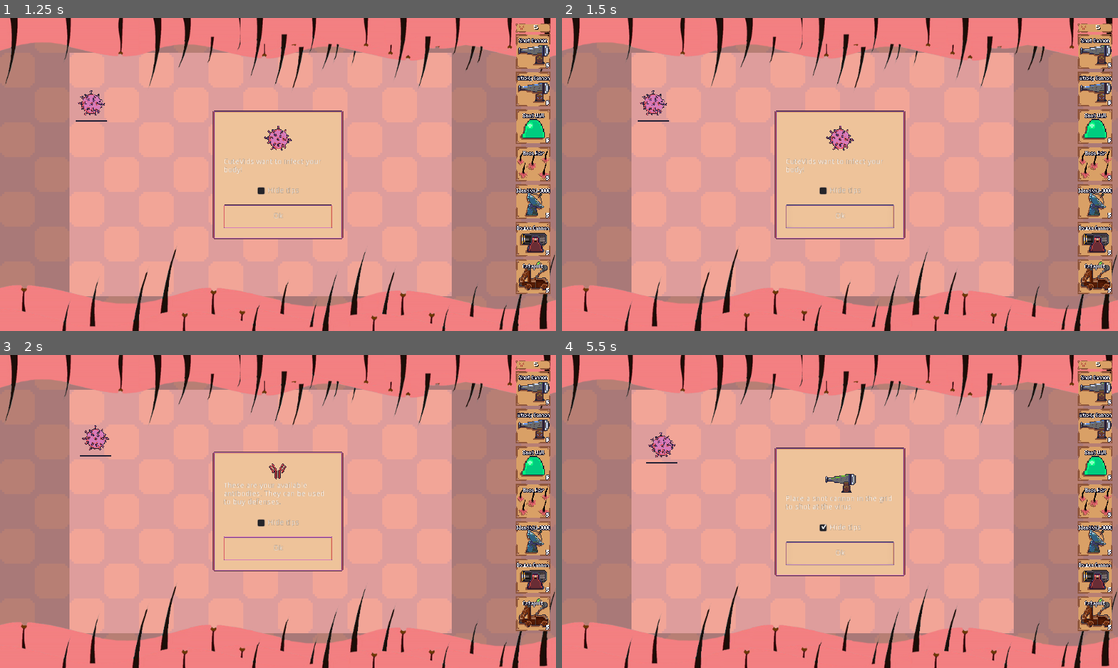
Above: before the commit, frames 1-4 (two rows, left to right).
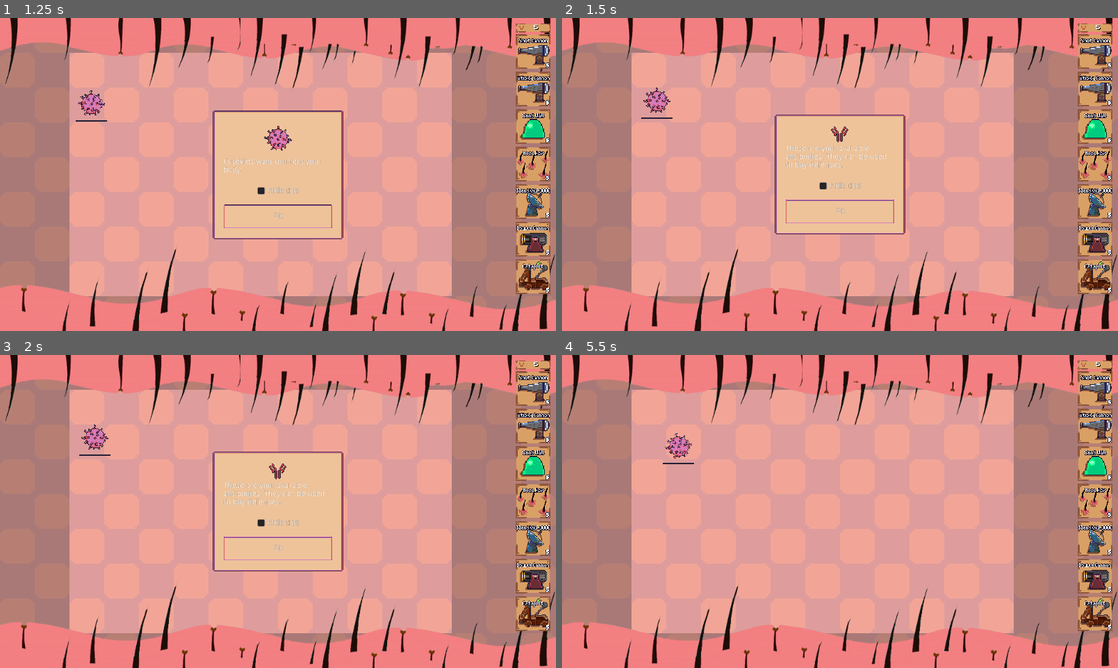
Above: after the commit, the same moments.

Repository: TeamKebab/GodotWildJam23
Game: Godot game, scene res://src/Main.tscn
The game is run twice, just before and just after one commit, with the same random seed, the same clock (stepped at 60 frames per second) and the same inputs. Sound files missing from this copy of the repository are replaced by a short silence.
Inputs (mouse positions are in pixels of both pictures, inside the frame that each line leads up to):
- Up to frame 1 (1.25 s): click (533, 52) at 0.5 s
- Up to frame 2 (1.5 s): click "Ok" at 1.25 s
- Up to frame 3 (2 s): no input
- Up to frame 4 (5.5 s): click "Ok" at 2 s; click "Hide tips" at 2.75 s; click "Hide tips" at 3.5 s; click "Hide tips" at 4.25 s; click "Ok" at 5 s

Frame 1 is identical in both runs. In frame 2, 2.3% of the frame differs, in the area x 13-62%, y 22-71%; in frame 3, 0.2%; in frame 4, 10%, in the area x 15-62%, y 24-71%.

Commit message:
antibodies sound

Diff:
--- a/src/entities/AntiBodies.gd
+++ b/src/entities/AntiBodies.gd
@@ -1,7 +1,11 @@
 extends Area2D
+
 
 var amount: int = 1
 
+
+onready var collect_sound : AudioStreamPlayer2D = $CollectSound
+#onready var shape : CollisionShape2D = $CollisionShape2D
 
 func _ready() -> void:
 	self.connect("input_event", self, "_on_AntiBodies_input_event")
@@ -11,4 +15,10 @@
 	if event is InputEventMouseButton:
 		if event.pressed and event.button_index == BUTTON_LEFT:
 			Player.antibodies += amount
+			hide()
+
+			collect_sound.play()
+
+			yield(collect_sound, "finished")
+
 			queue_free()
--- a/src/entities/AntiBodies.tscn
+++ b/src/entities/AntiBodies.tscn
@@ -1,10 +1,11 @@
-[gd_scene load_steps=4 format=2]
+[gd_scene load_steps=5 format=2]
 
 [ext_resource path="res://assets/sprites/antibodies.png" type="Texture" id=1]
 [ext_resource path="res://src/entities/AntiBodies.gd" type="Script" id=2]
+[ext_resource path="res://assets/sfx/antibodies_collecting.wav" type="AudioStream" id=3]
 
 [sub_resource type="RectangleShape2D" id=1]
-extents = Vector2( 10.9756, 15.5941 )
+extents = Vector2( 14, 15.594 )
 
 [node name="AntiBodies" type="Area2D"]
 collision_layer = 16
@@ -16,3 +17,6 @@
 
 [node name="CollisionShape2D" type="CollisionShape2D" parent="."]
 shape = SubResource( 1 )
+
+[node name="CollectSound" type="AudioStreamPlayer2D" parent="."]
+stream = ExtResource( 3 )
--- a/src/gui/Tooltip.gd
+++ b/src/gui/Tooltip.gd
@@ -46,8 +46,9 @@
 
 func _on_Button_pressed():
 	ok_sound.play()
+	get_tree().set_deferred("paused", false)
+	hide()
 
 	yield(ok_sound, "finished")
 
 	queue_free()
-	get_tree().set_deferred("paused", false)
